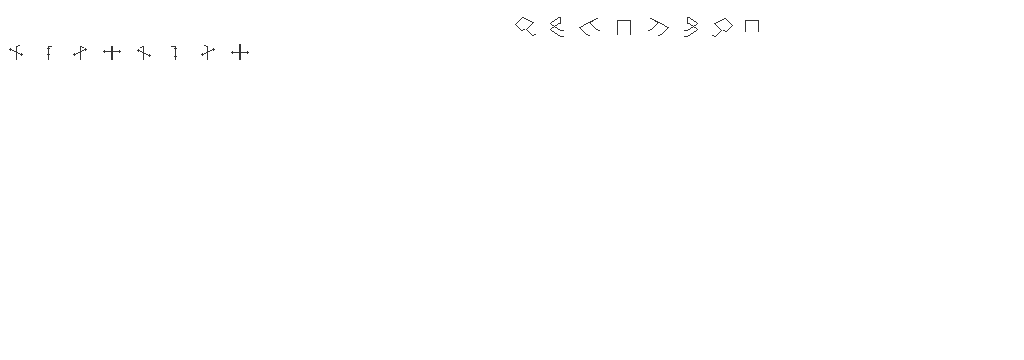
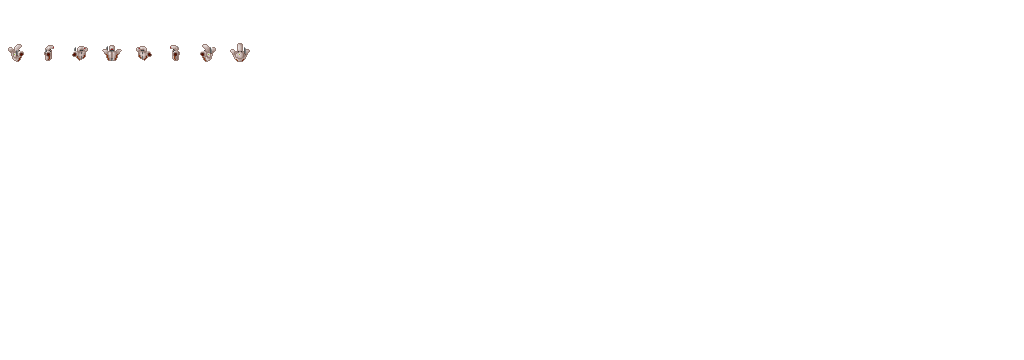
Layers edited between the first and the second 1024 x 360 image:
added layer "Sprite" above "Frame" over [8, 43, 250, 62]
renamed "Layer" to "Frame", hid it, painted on it over [9, 17, 759, 60]
